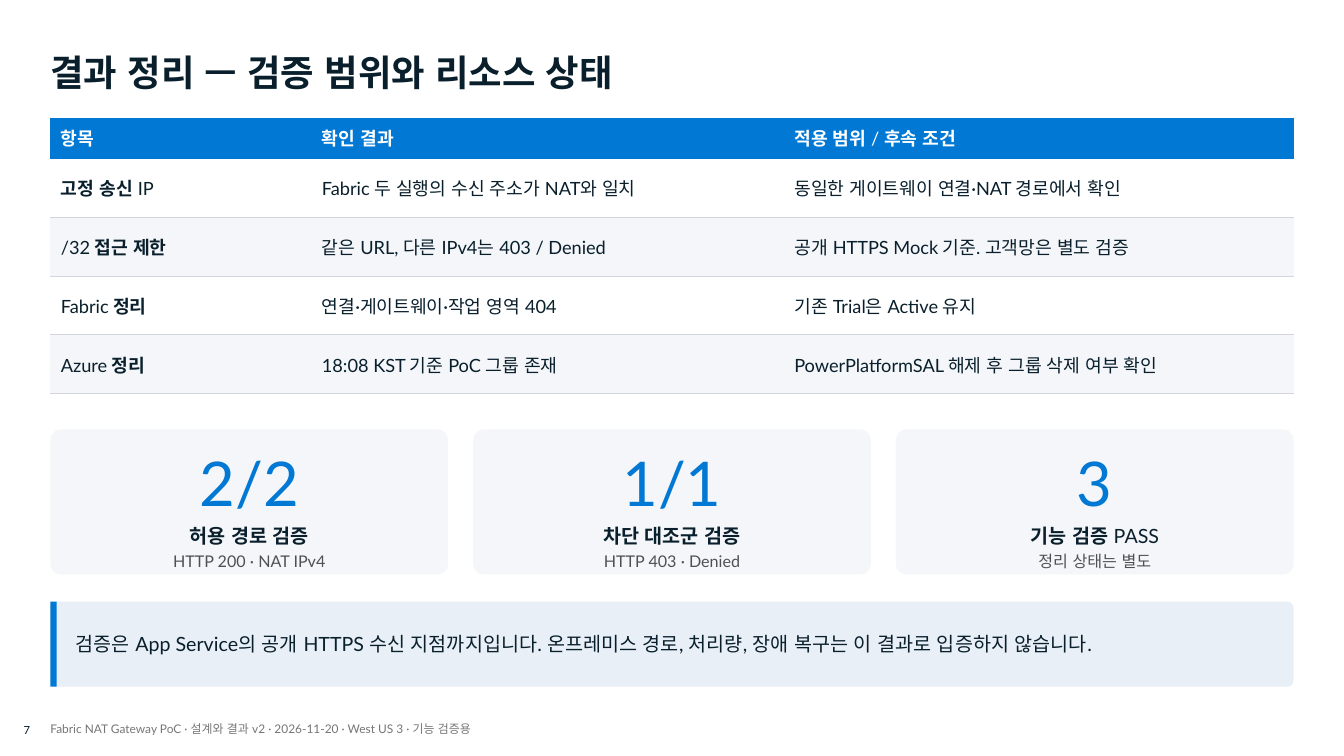
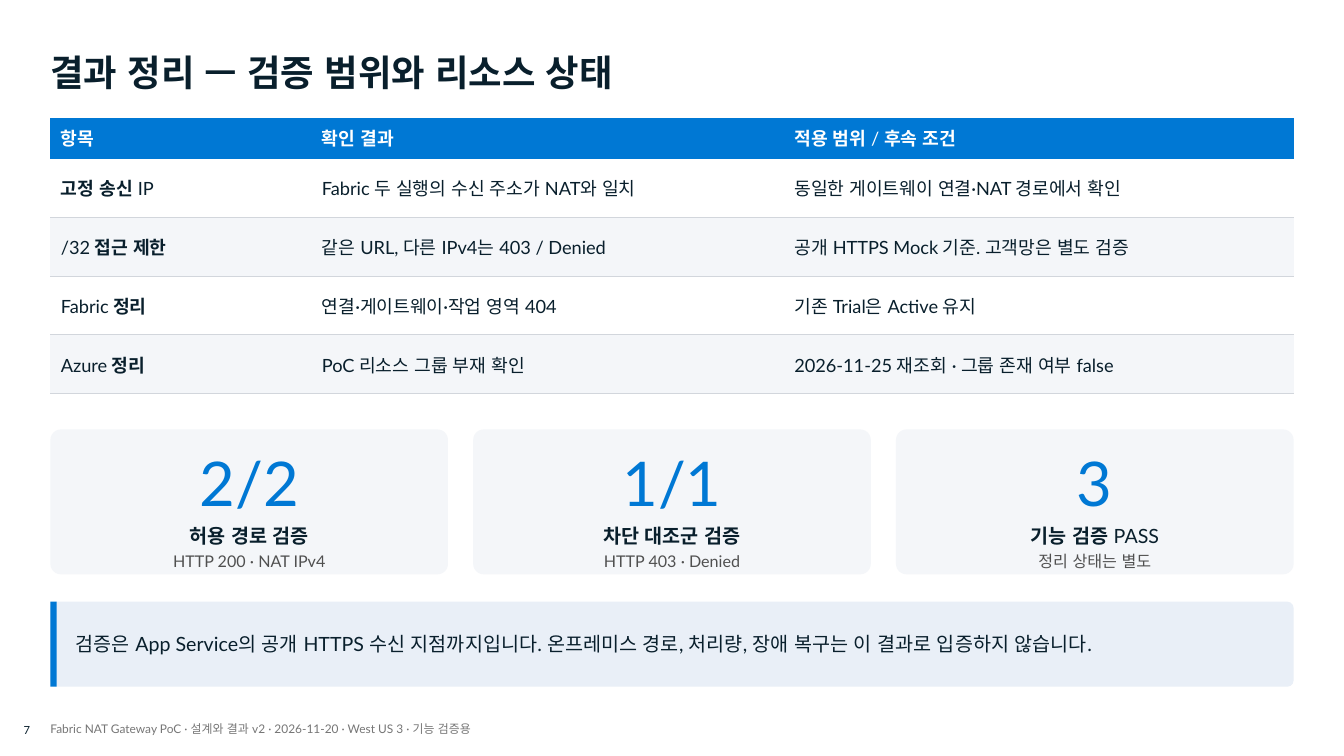
Before and after one commit to freeman9844/fabric-vnetdatagw-01, a slide deck: slide 7 of deck/fabric-nat-design-v2.pptx. Drawn at 1344x756 pixels with LibreOffice and Linux fonts; fonts in the diff are those of the drawing; background and template pictures are left out. Boxes give left, top, right and bottom in pixels: in the first picture for what was removed or moved away, otherwise in the second. Text is boxed around its words. In the diff, an @@ line names an element or a change of style, - is before the commit and + after.

```diff
--- a/deck/fabric-nat-design-v2.pptx
+++ b/deck/fabric-nat-design-v2.pptx
@@ table at (x1=50, y1=118, x2=1295, y2=390) @@
-row 5, column 2: 18:08 KST 기준 PoC 그룹 존재
+row 5, column 2: PoC 리소스 그룹 부재 확인
-row 5, column 3: PowerPlatformSAL 해제 후 그룹 삭제 여부 확인
+row 5, column 3: 2026‑11‑25 재조회 · 그룹 존재 여부 false
```
Also in this commit, not shown: 27 other files.
